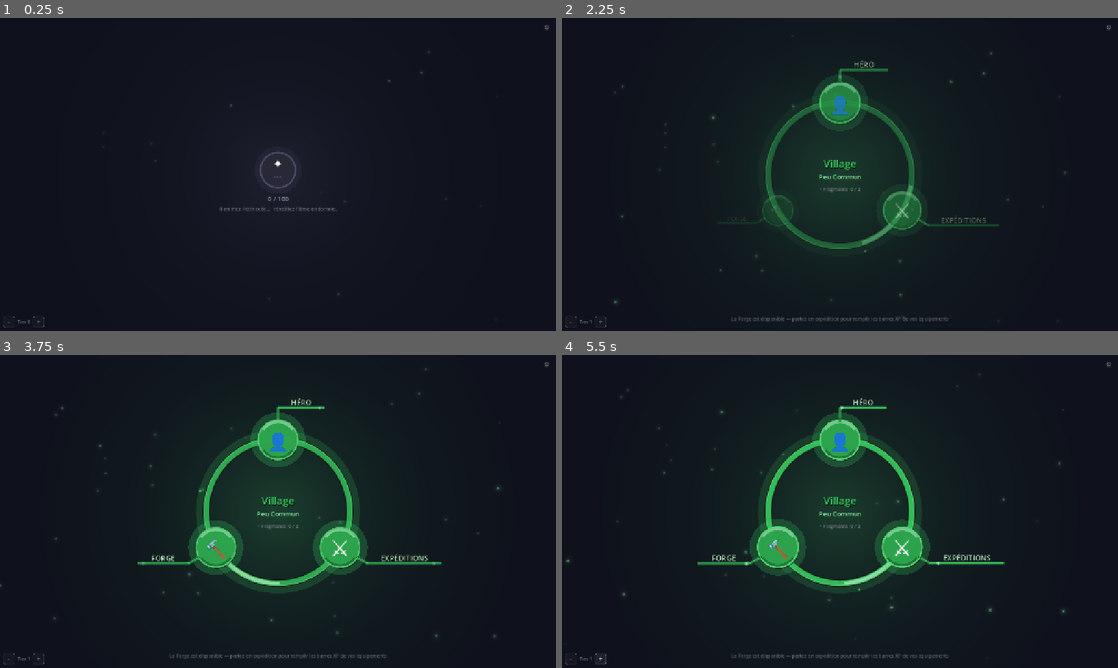
Above: before the commit, frames 1-4 (two rows, left to right).
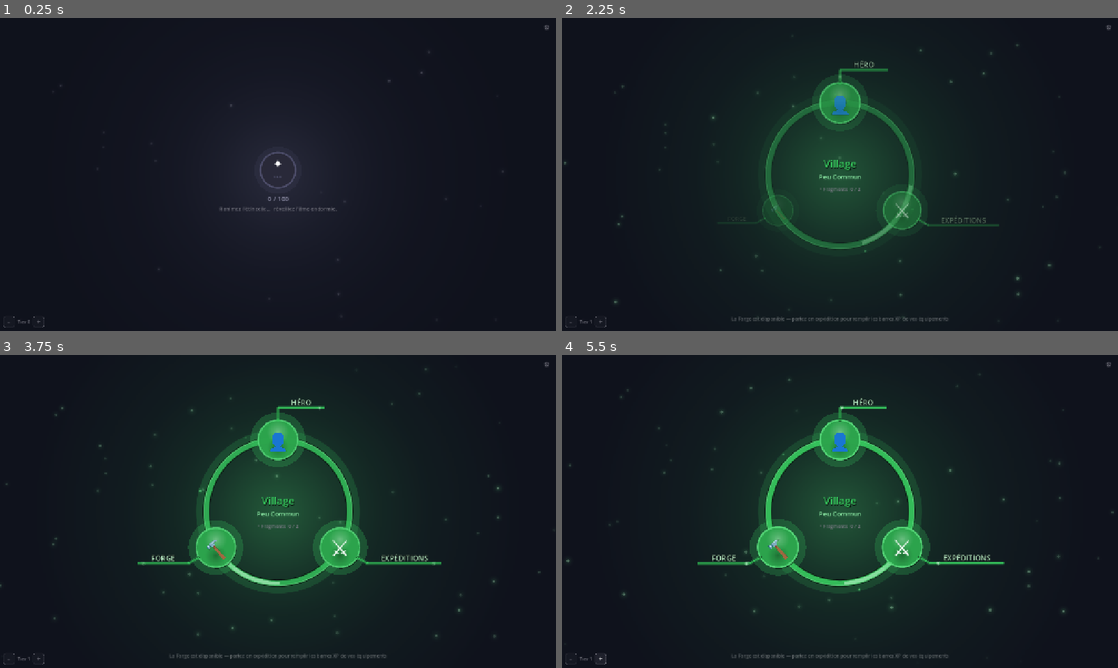
Above: after the commit, the same moments.

Repository: Rhend/Reliquary
Game: Godot game, scene res://scenes/village/village.tscn
The game is run twice, just before and just after one commit, with the same random seed, the same clock (stepped at 60 frames per second) and the same inputs.
Inputs:
- Up to frame 1 (0.25 s): no input
- Up to frame 2 (2.25 s): click "⚙" at 0.5 s; click "−" at 1.25 s; click "+" at 2 s
- Up to frame 3 (3.75 s): click "⚙" at 2.75 s; click "✕" at 3.5 s
- Up to frame 4 (5.5 s): click "−" at 4.25 s; click "+" at 5 s

The runs differ from the first frame. In frame 1, less than 0.1% of the frame differs, in the area x 10-91%, y 21-81%; in frame 2, 0.2%; in frame 3, 0.7%, in the area x 1-100%, y 13-90%; in frame 4, 0.6%.

Commit message:
feat(ambiance): poussières x1.5, halo central renforcé, modelé doux des pastilles
- VillageBackdrop : densité 27 + tier*27 (au lieu de 18 + tier*18) ;
  halo central nettement plus présent (0.17 + 0.05/tier, cœur à 70 %).
- HexItem (pastilles rondes T1-T2) : les croissants blanc/noir à bandes
  dures sont remplacés par un vrai modelé sphérique — lumière douce en
  haut, ombre douce en bas, via des sprites radiaux GPU qui s éteignent
  avant le bord du disque.

Co-Authored-By: Claude Fable 5 <noreply@anthropic.com>

Diff:
--- a/scenes/village/widgets/HexItem.gd
+++ b/scenes/village/widgets/HexItem.gd
@@ -14,8 +14,13 @@
 var _htween         : Tween
 var _t              := 0.0
 
+# Sprite radial doux pour le modelé des pastilles rondes (lumière/ombre).
+var _shade_tex: GradientTexture2D
+
 func _ready() -> void:
 	pivot_offset = size * 0.5
+	_shade_tex = UIHelpers.radial_glow_tex(64,
+			[0.0, 0.35, 1.0], [1.0, 0.55, 0.0])
 	var ico := Label.new()
 	ico.text = icon_text
 	ico.horizontal_alignment = HORIZONTAL_ALIGNMENT_CENTER
@@ -153,9 +158,11 @@
 	draw_circle(c + Vector2(2.0, 3.5), r, Color(0, 0, 0, 0.45))
 	var fill := tier_color.darkened(0.20); fill.a = 0.96
 	draw_circle(c, r, fill)
-	# Reflet haut (highlight)
-	draw_arc(c, r - 4.0, -PI * 0.80, -PI * 0.20, 16, Color(1, 1, 1, 0.38), 5.0, true)
-	draw_arc(c, r - 4.0,  PI * 0.20,  PI * 0.80, 16, Color(0, 0, 0, 0.28), 4.0, true)
+	# Modelé sphérique doux : lumière en haut, ombre en bas (dégradés GPU —
+	# remplace les anciens croissants blanc/noir à bandes dures).
+	# Les sprites s'éteignent avant le bord du disque : rien ne déborde.
+	_shade(c + Vector2(0.0, -r * 0.40), r * 0.58, Color(1, 1, 1, 0.30))
+	_shade(c + Vector2(0.0,  r * 0.42), r * 0.56, Color(0, 0, 0, 0.32))
 	# Bordure lumineuse pulsée
 	var border := tier_color.lightened(0.15); border.a = 0.75 + 0.25 * sin(_t * 1.8)
 	draw_arc(c, r, 0.0, TAU, 64, border, 2.5, true)
@@ -253,6 +260,12 @@
 		var soft := tier_color; soft.a = 0.55
 		_draw_border(_hex(c, eff_r + 10.0), soft, 7.0)
 
+# Sprite radial doux centré (modelé lumière/ombre des pastilles rondes).
+func _shade(center: Vector2, radius: float, col: Color) -> void:
+	draw_texture_rect(_shade_tex,
+			Rect2(center - Vector2.ONE * radius, Vector2.ONE * radius * 2.0),
+			false, col)
+
 func _hex(c: Vector2, r: float) -> PackedVector2Array:
 	var pts := PackedVector2Array()
 	for i in 6:
--- a/scenes/village/widgets/VillageBackdrop.gd
+++ b/scenes/village/widgets/VillageBackdrop.gd
@@ -58,13 +58,13 @@
 	# Deux couches légèrement déphasées : la respiration paraît organique.
 	var breathe := 1.0 + 0.045 * sin(_t * 0.55)
 	var halo_r  := minf(size.x, size.y) * 0.78 * breathe
-	var halo_a  := (0.11 + 0.035 * float(_tier)) * (1.0 + 0.10 * sin(_t * 0.8))
+	var halo_a  := (0.17 + 0.05 * float(_tier)) * (1.0 + 0.10 * sin(_t * 0.8))
 	_blit(_halo_tex, c, halo_r, Color(_tint, halo_a))
 	_blit(_halo_tex, c, halo_r * 0.42 * (2.0 - breathe),
-			Color(_tint.lightened(0.12), halo_a * 0.55))
+			Color(_tint.lightened(0.16), halo_a * 0.70))
 
 	# ── 2. Poussières d'âme : parallaxe + fondu aux bords ──
-	var count := 18 + _tier * 18
+	var count := 27 + _tier * 27
 	for i in count:
 		var fi  := float(i)
 		var h_x := _hash(fi * 1.3)   # position horizontale de base
